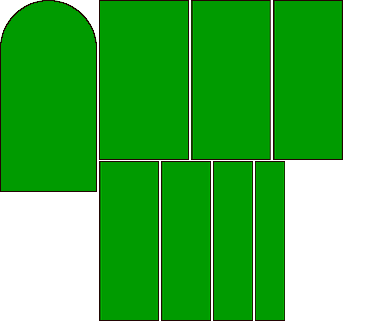
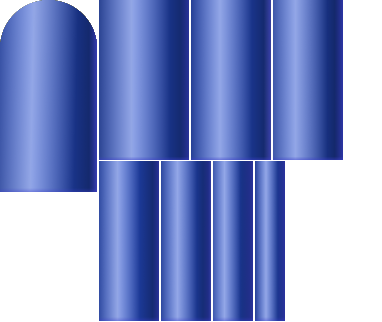
Two versions of the same layered image (382 × 322). Layer-by-layer changes:
added layer "New Layer#3" above "New Layer#1" over <box>0,0,343,321</box>
added layer "New Layer#1" (50%) above "New Layer#2" over <box>0,0,327,321</box>
added layer "New Layer#2" (50%) above "New Layer#7" over <box>0,0,343,321</box>
added layer "New Layer#6" above "New Layer#5" over <box>0,0,343,321</box>
added layer "New Layer#5" above "New Layer#4" over <box>0,0,343,321</box>
added layer "New Layer#4" above "New Layer" over <box>0,0,343,321</box>
hid "sticks.png" over <box>0,0,343,321</box>
